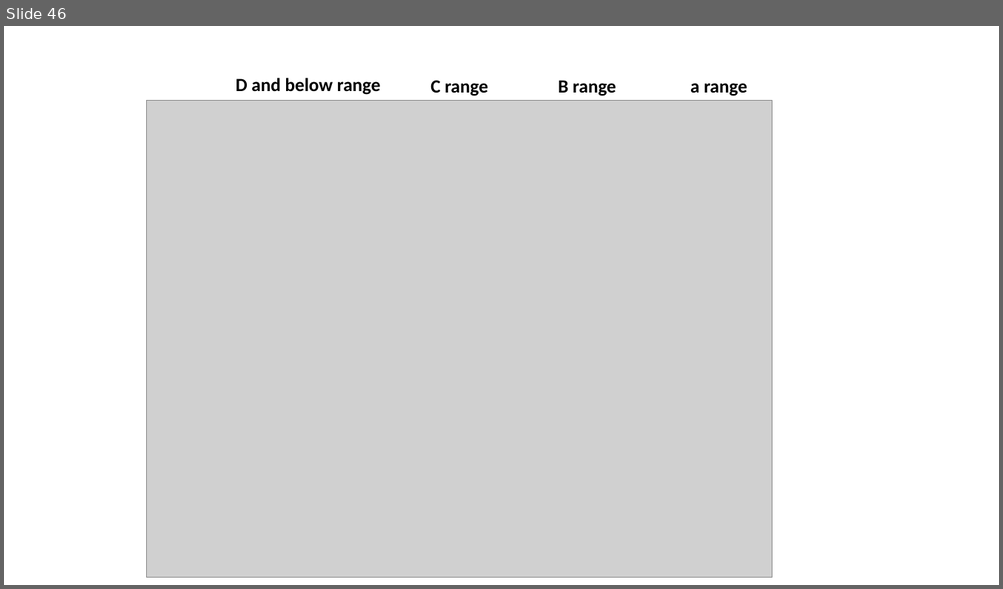
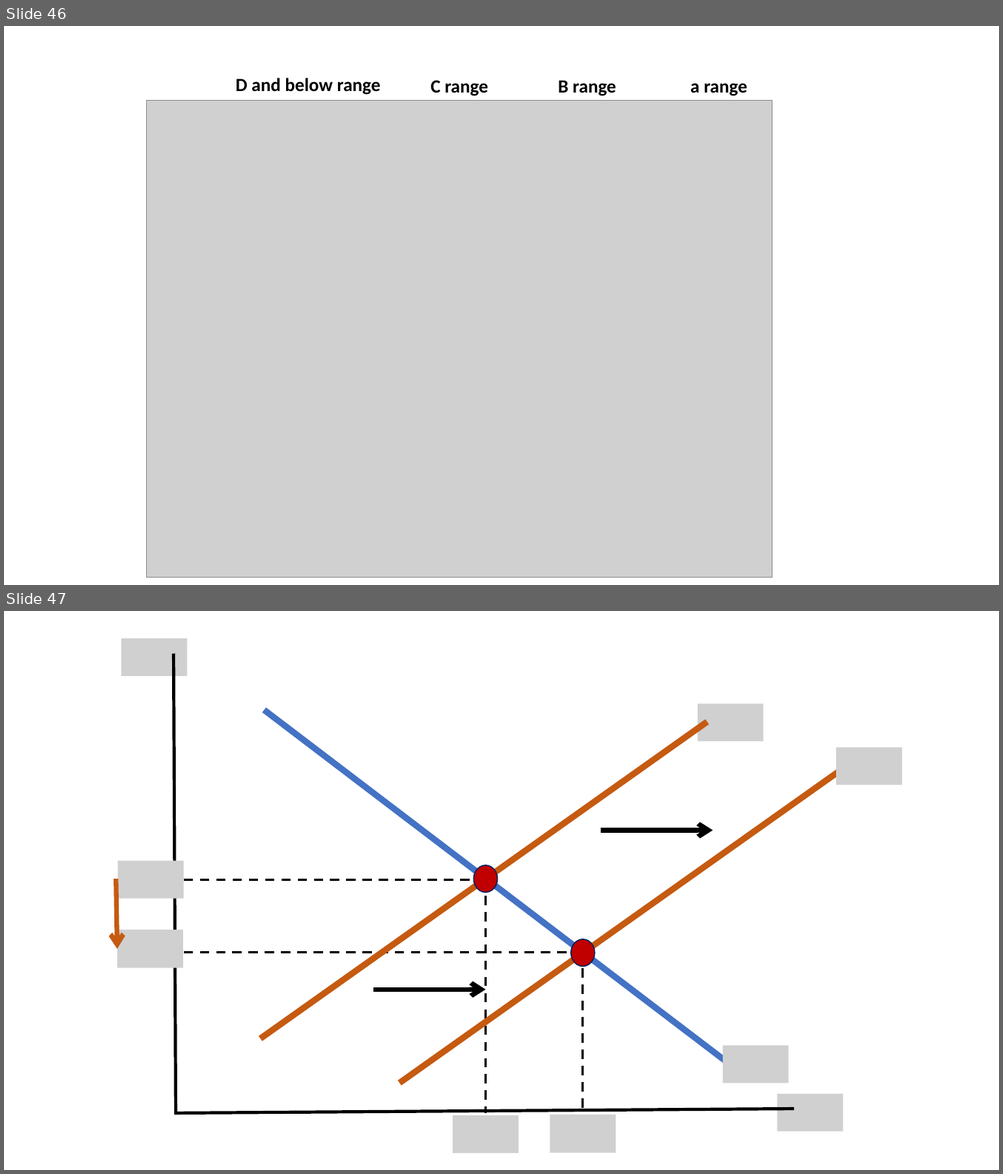
Before and after one commit to jrojas1003/EC-311, a slide deck: Slides/graph-maker.pptx. Shown one above the other, each under a label of ours: slide 46 before the commit, slides 46 and 47 after it. The pictures are 1003x589 and 1003x1174 pixels, drawn with LibreOffice and Linux fonts; fonts in the diff are those of the drawing; grey boxes stand for pictures. Boxes give left, top, right and bottom in pixels: in the first picture for what was removed or moved away, otherwise in the second. Text is boxed around its words. In the diff, an @@ line names an element or a change of style, - is before the commit and + after.

```diff
--- a/Slides/graph-maker.pptx
+++ b/Slides/graph-maker.pptx
@@ slide 47 added at [4,611,999,1170], background #FFFFFF @@
@@ picture added at [121,638,187,676] @@
@@ freeform shape added at [173,653,794,1114], outline #000000 3 pt @@
@@ line added from (264, 710) to (739, 1071), #4472C4 6 pt @@
@@ picture added at [697,703,762,741] @@
@@ line added from (261, 1039) to (707, 722), #C55A11 6 pt @@
@@ picture added at [836,748,902,785] @@
@@ line added from (399, 1083) to (846, 766), #C55A11 6 pt @@
@@ arrow added from (600, 830) to (713, 830), #000000 4.5 pt @@
@@ picture added at [118,861,184,898] @@
@@ ellipse added at [473,866,497,892], fill #C00000, outline #002060 1 pt @@
@@ arrow added from (116, 879) to (117, 949), #C55A11 4.5 pt @@
@@ line added from (485, 880) to (178, 880), #000000 2.25 pt dashed @@
@@ line added from (485, 880) to (485, 1114), #000000 2.25 pt dashed @@
@@ picture added at [117,931,183,968] @@
@@ ellipse added at [571,940,595,966], fill #C00000, outline #002060 1 pt @@
@@ line added from (583, 953) to (173, 953), #000000 2.25 pt dashed @@
@@ line added from (583, 953) to (583, 1109), #000000 2.25 pt dashed @@
@@ arrow added from (373, 990) to (485, 990), #000000 4.5 pt @@
@@ picture added at [723,1046,788,1083] @@
@@ picture added at [777,1094,842,1132] @@
@@ picture added at [452,1116,518,1153] @@
@@ picture added at [550,1115,616,1153] @@
```
Also in this commit, not shown: 5 other slides added.
